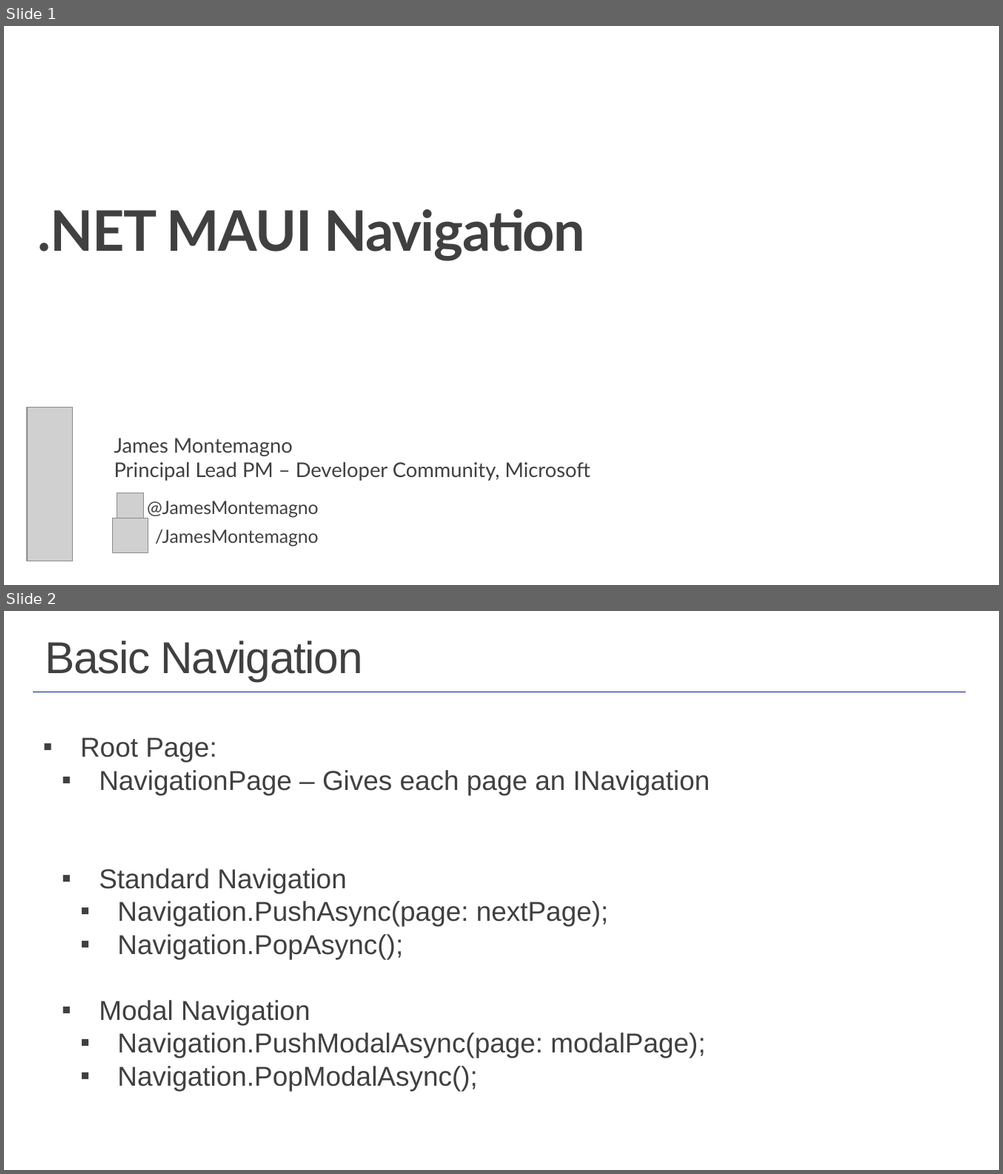
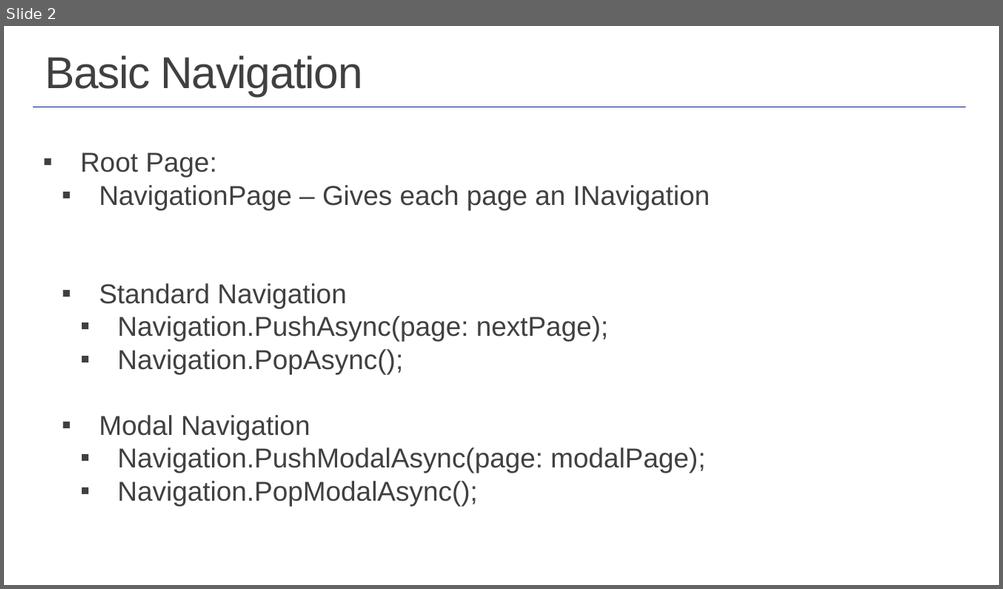
Before and after one commit to dotnet-presentations/dotnet-maui-workshop, a slide deck: Slides/Workshop3 - Navigation.pptx. Shown one above the other, each under a label of ours: slides 1 and 2 before the commit, slide 2 after it. The pictures are 1003x1174 and 1003x589 pixels, drawn with LibreOffice and Linux fonts; fonts in the diff are those of the drawing; grey boxes stand for pictures; background and template pictures are left out. Boxes give left, top, right and bottom in pixels: in the first picture for what was removed or moved away, otherwise in the second. Text is boxed around its words. In the diff, an @@ line names an element or a change of style, - is before the commit and + after.

Commit message:
Buncha slide updates! (#136)
* Fixing part 0 slides inc removing the montemagno branding, old dotnet 6 stuff, updated design

* updating part 1 slides

* slide updates and deleting old junk

* moar slide updates

* re-adding part 5 lol

* shrink slides

---------

```diff
--- a/Slides/Workshop3 - Navigation.pptx
+++ b/Slides/Workshop3 - Navigation.pptx
@@ slide 1 removed at (4, 26, 999, 585), background #FFFFFF @@
@@ title removed at (38, 210, 585, 261) @@
-.NET MAUI Navigation
@@ picture removed at (27, 407, 73, 562) @@
@@ text removed at (114, 438, 591, 481) @@
-James Montemagno
-Principal Lead PM – Developer Community, Microsoft
@@ picture removed at (116, 493, 144, 520) @@
@@ text removed at (147, 501, 318, 547) @@
-@JamesMontemagno
-/JamesMontemagno
@@ picture removed at (112, 518, 148, 554) @@
```
Also in this commit, not shown: 2 slides added, 1 other slide removed, 5 other files.
